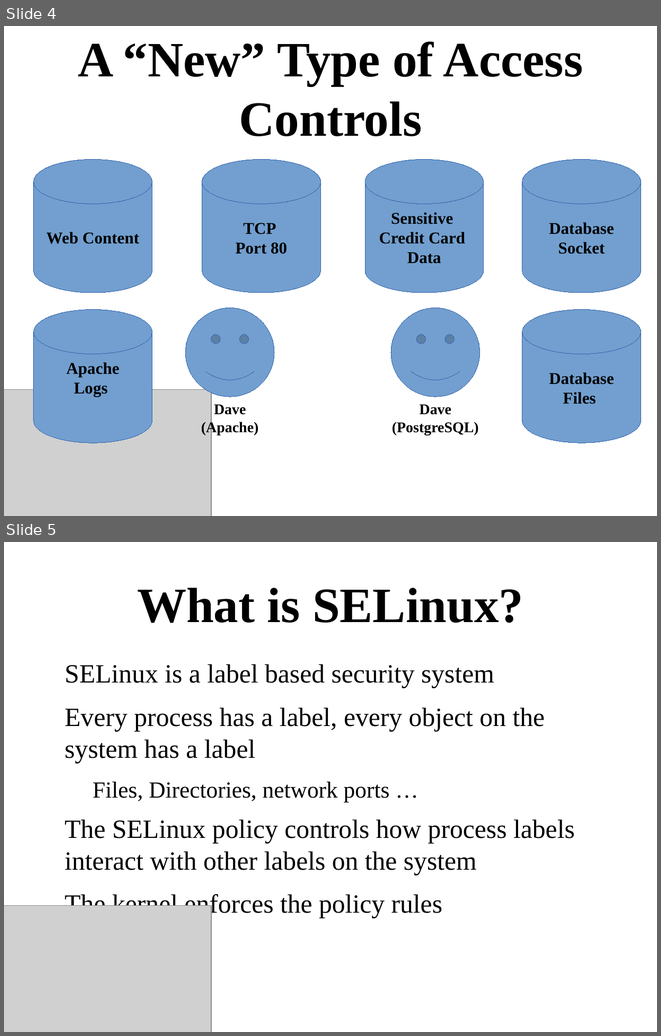
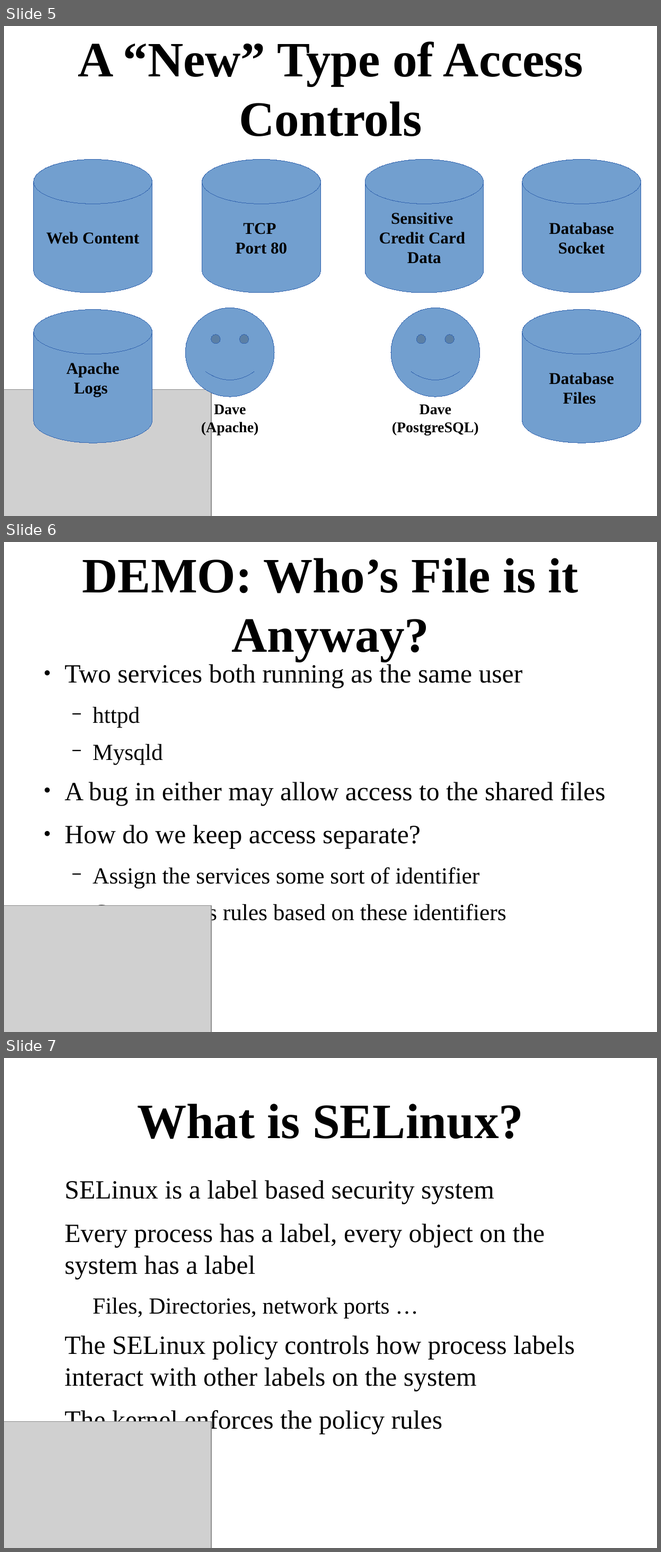
Before and after one commit to dpquigl/demystifying-selinux-part2, a slide deck: demystifying_selinux_OSCON_24JUL2013.odp. Shown one above the other, each under a label of ours: slides 4 and 5 before the commit, slides 5, 6 and 7 after it. The pictures are 661x1036 and 661x1552 pixels, drawn with LibreOffice and Linux fonts; fonts in the diff are those of the drawing; grey boxes stand for pictures. Boxes give left, top, right and bottom in pixels: in the first picture for what was removed or moved away, otherwise in the second. Text is boxed around its words. In the diff, an @@ line names an element or a change of style, - is before the commit and + after.

```diff
--- a/demystifying_selinux_OSCON_24JUL2013.odp
+++ b/demystifying_selinux_OSCON_24JUL2013.odp
@@ slide 6 added at box(4, 542, 657, 1032), background #FFFFFF @@
@@ title added at box(82, 558, 579, 661), 60 pt, text #000000, bold @@
+DEMO: Who’s File is it Anyway?
@@ text added at box(64, 664, 605, 925), 32 pt, text #000000 @@
+● Two services both running as the same user
+  − httpd
+  − Mysqld
+● A bug in either may allow access to the shared files
+● How do we keep access separate?
+  − Assign the services some sort of identifier
+  − Create access rules based on these identifiers
@@ picture added at box(4, 905, 211, 1032) @@
@@ what was slide 4 is now slide 5 @@
@@ what was slide 5 is now slide 7 @@
```
Also in this commit, not shown: 1 slide changed, 1 other slide added, 1 other file.
